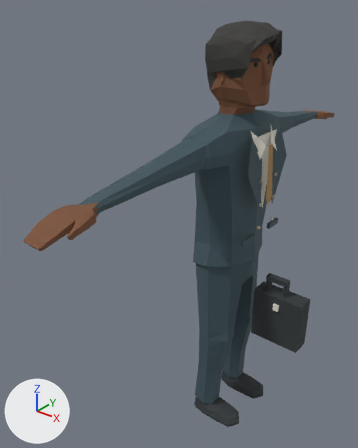
The glTF model public/assets/characters/office/office-sejin.glb: old version first, new version second.
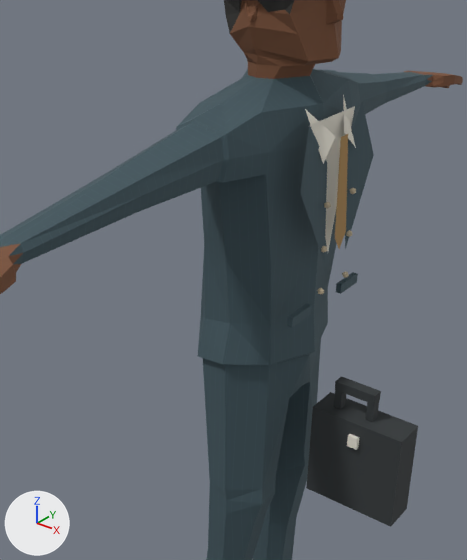
Each version is shown whole from a 50 mm camera at (1.08, -1.75, 2.03) aimed at (-0.18, -0.18, 1.05), then close up on the part from 25% to 94% of the width and 16% to 83% of the height. Lighting does not change. The marker at lower left points along +X, +Y and +Z. The last two pictures show the newer version. Where no turn or scale is listed for an object, it has been applied to the vertices.

In view in the first close-up: 'Collar', 'Collar.001', 'Human_Mesh', 'Shirt inset', 'Tailored lapel', 'Tailored lapel.001', 'Tie', 'office-sejin_CaseHandleGrip', 'office-sejin_HandBriefcase' and 5 more.
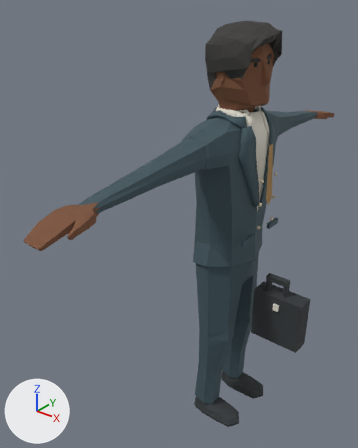
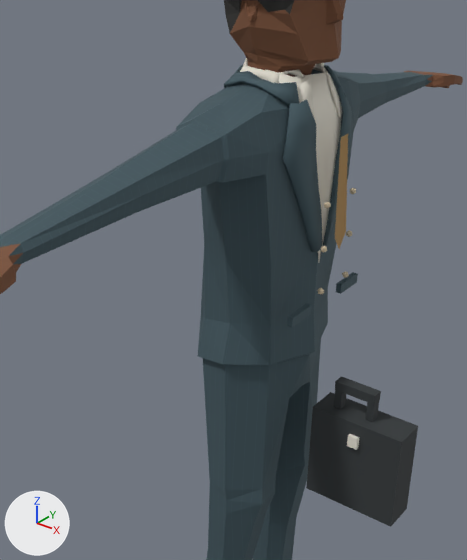
Pixel boxes (x1, y1, x2, y2) of what changed, in the close-ups (467 x 560 px):
'office-sejin_Fit_lapel', added (cyan)
    after: (223, 65, 354, 252)
'office-sejin_Fit_shirt_v', added
    after: (265, 63, 342, 262)
'Tailored lapel', deleted (cyan)
    before: (300, 124, 327, 263)
'Tailored lapel.001', deleted (cyan)
    before: (345, 102, 374, 249)
'Shirt inset', deleted
    before: (310, 106, 355, 252)
'office-sejin_Fit_shirt_collar', added
    after: (240, 58, 341, 117)
'Collar', deleted
    before: (305, 109, 335, 164)
'Collar.001', deleted
    before: (343, 95, 356, 148)

Diff of the bpy script that builds the scene:
```diff
--- a/public/assets/characters/office/office-sejin.glb.py
+++ b/public/assets/characters/office/office-sejin.glb.py
@@ me_office_sejin_fit_shirt_v @@
+me_office_sejin_fit_shirt_v.from_pydata(...)  # 66 vertices, 128 faces; spans x 0.015..0.123, y -0.101..0.101, z 1.127..1.58
+me_office_sejin_fit_shirt_v.materials.append(mat_shirt)  # white #e6e2d5
@@ me_office_sejin_fit_shirt_collar @@
+me_office_sejin_fit_shirt_collar.from_pydata(...)  # 92 vertices, 172 faces; spans x -0.119..0.118, y -0.113..0.116, z 1.46..1.573
+me_office_sejin_fit_shirt_collar.materials.append(mat_shirt)  # white #e6e2d5
@@ me_office_sejin_fit_lapel @@
+me_office_sejin_fit_lapel.from_pydata(...)  # 156 vertices, 300 faces; spans x -0.143..0.135, y -0.144..0.146, z 1.166..1.567
+me_office_sejin_fit_lapel.materials.append(mat_coat_001)  # picture img_office_sejin_coat_pinstripe
@@ ob_collar @@
-ob_collar = bpy.data.objects.new('Collar', me_collar)
-ob_collar.location = (0.0, 0.0, 0.002)
@@ ob_collar_001 @@
-ob_collar_001 = bpy.data.objects.new('Collar.001', me_collar_001)
-ob_collar_001.location = (0.0, 0.0, 0.002)
@@ ob_shirt_inset @@
-ob_shirt_inset = bpy.data.objects.new('Shirt inset', me_shirt_inset)
-ob_shirt_inset.location = (0.0, 0.0, 0.002)
@@ ob_tailored_lapel @@
-ob_tailored_lapel = bpy.data.objects.new('Tailored lapel', me_tailored_lapel)
-ob_tailored_lapel.location = (0.0, 0.0, 0.002)
@@ ob_tailored_lapel_001 @@
-ob_tailored_lapel_001 = bpy.data.objects.new('Tailored lapel.001', me_tailored_lapel_001)
-ob_tailored_lapel_001.location = (0.0, 0.0, 0.002)
@@ ob_office_sejin_fit_shirt_v @@
+ob_office_sejin_fit_shirt_v = bpy.data.objects.new('office-sejin_Fit_shirt_v', me_office_sejin_fit_shirt_v)
+ob_office_sejin_fit_shirt_v.location = (0.0, 0.0, 0.002)
@@ ob_office_sejin_fit_shirt_collar @@
+ob_office_sejin_fit_shirt_collar = bpy.data.objects.new('office-sejin_Fit_shirt_collar', me_office_sejin_fit_shirt_collar)
+ob_office_sejin_fit_shirt_collar.location = (0.0, 0.0, 0.002)
@@ ob_office_sejin_fit_lapel @@
+ob_office_sejin_fit_lapel = bpy.data.objects.new('office-sejin_Fit_lapel', me_office_sejin_fit_lapel)
+ob_office_sejin_fit_lapel.location = (0.0, 0.0, 0.002)
```
